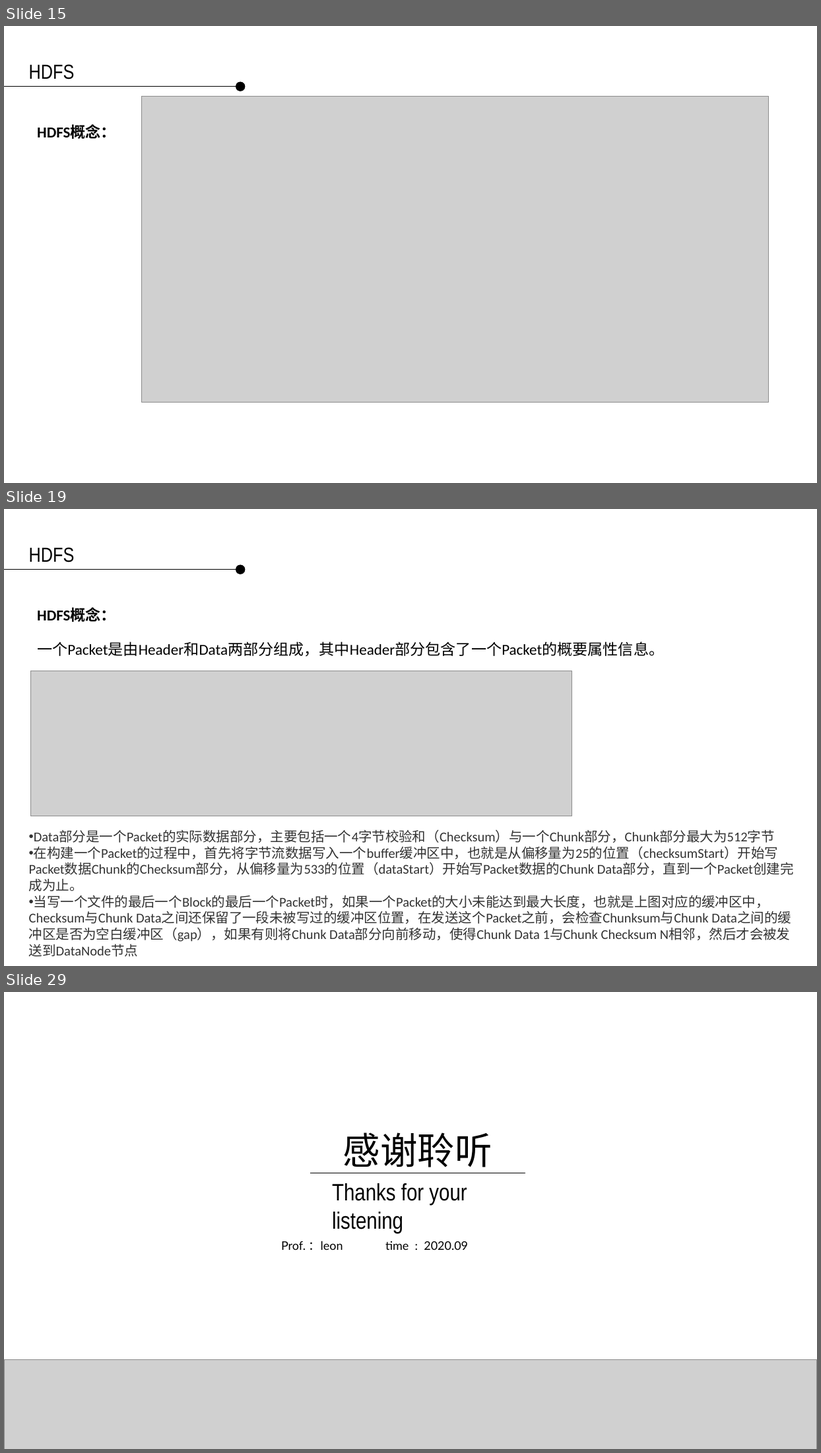
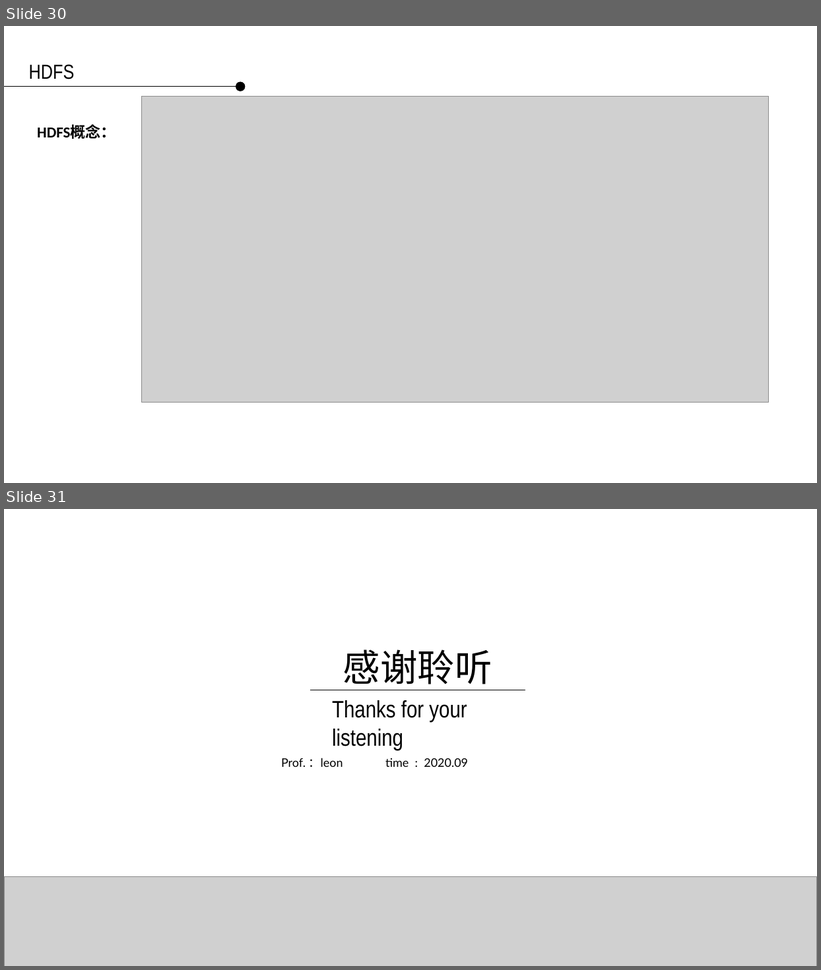
Before and after one commit to applepip/Big_Data, a slide deck: 数据采集系统-清华王宇新/数据采集系统 - 数据存储 第四讲.pptx. Shown one above the other, each under a label of ours: slides 15, 19 and 29 before the commit, slides 30 and 31 after it; the slides between them are not shown. The pictures are 821x1453 and 821x970 pixels, drawn with LibreOffice and Linux fonts; fonts in the diff are those of the drawing; grey boxes stand for pictures; background and template pictures are left out. Boxes give left, top, right and bottom in pixels: in the first picture for what was removed or moved away, otherwise in the second. Text is boxed around its words. In the diff, an @@ line names an element or a change of style, - is before the commit and + after.

```diff
--- a/数据采集系统-清华王宇新/数据采集系统 - 数据存储 第四讲.pptx
+++ b/数据采集系统-清华王宇新/数据采集系统 - 数据存储 第四讲.pptx
@@ slide 19 removed at (x1=4, y1=509, x2=817, y2=966), background picture (left out) @@
@@ text removed at (x1=29, y1=547, x2=75, y2=562) @@
-HDFS
@@ ellipse removed at (x1=236, y1=565, x2=246, y2=575) @@
@@ line removed from (4, 569) to (236, 569) @@
@@ text removed at (x1=37, y1=608, x2=116, y2=622) @@
-HDFS概念：
@@ text removed at (x1=37, y1=642, x2=664, y2=657) @@
-一个Packet是由Header和Data两部分组成，其中Header部分包含了一个Packet的概要属性信息。
@@ picture removed at (x1=31, y1=671, x2=572, y2=817) @@
@@ text removed at (x1=29, y1=830, x2=794, y2=957) @@
-• Data部分是一个Packet的实际数据部分，主要包括一个4字节校验和（Checksum）与一个Chunk部分，Chunk部分最大为512字节
-• 在构建一个Packet的过程中，首先将字节流数据写入一个buffer缓冲区中，也就是从偏移量为25的位置（checksumStart）开始写Packet数据Chunk的Checksum部分，从偏移量为533的位置（dataStart）开始写Packet数据的Chunk Data部分，直到一个Packet创建完成为止。
-• 当写一个文件的最后一个Block的最后一个Packet时，如果一个Packet的大小未能达到最大长度，也就是上图对应的缓冲区中，Checksum与Chunk Data之间还保留了一段未被写过的缓冲区位置，在发送这个Packet之前，会检查Chunksum与Chunk Data之间的缓冲区是否为空白缓冲区（gap），如果有则将Chunk Data部分向前移动，使得Chunk Data 1与Chunk Checksum N相邻，然后才会被发送到DataNode节点
@@ what was slide 15 is now slide 30 @@
@@ what was slide 29 is now slide 31 @@
```
Also in this commit, not shown: 15 slides added, 12 other slides removed.
